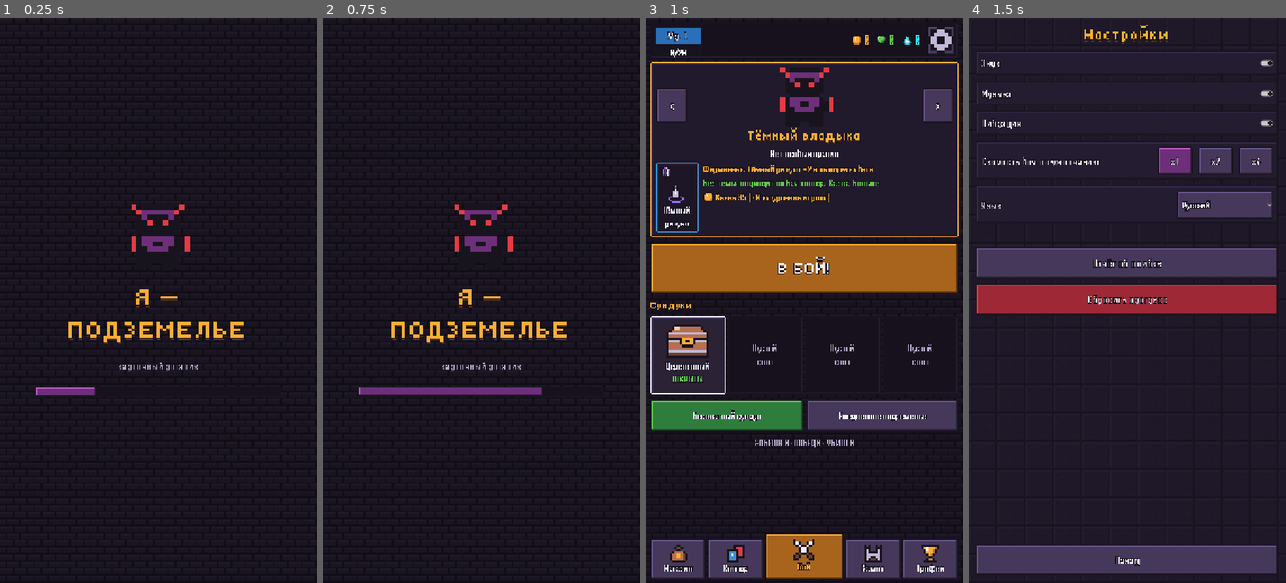
Above: before the commit, frames 1-4 (left to right).
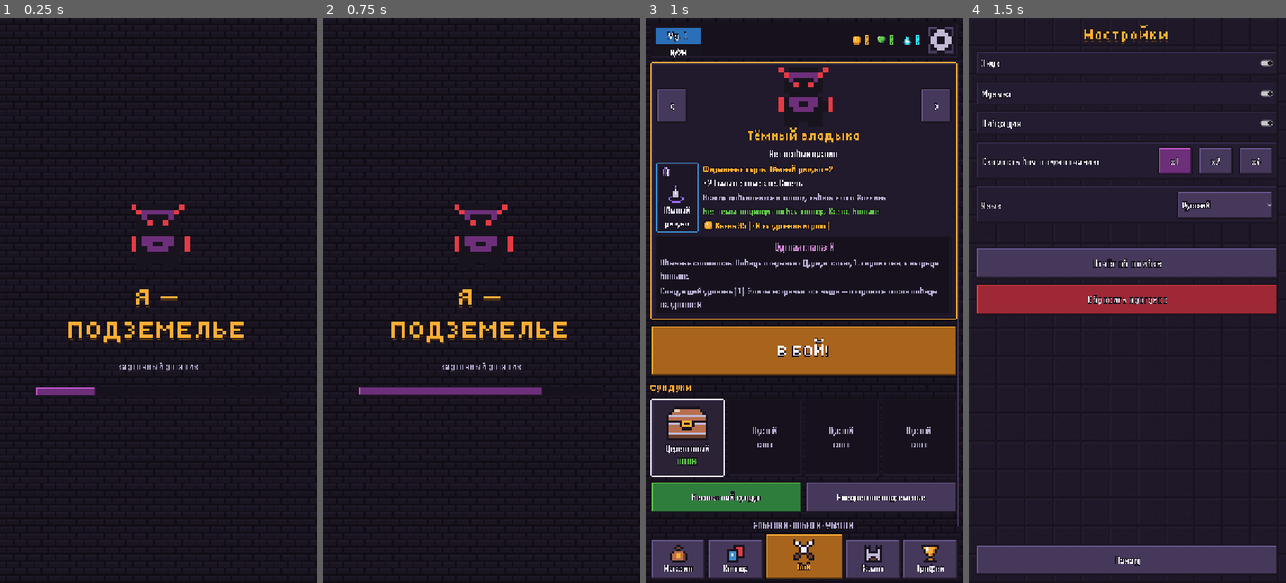
Above: after the commit, the same moments.

Repository: evgengoldwar/NeonPrime
Game: Godot game, scene res://scenes/main.tscn
Same seed, same stepped clock (60 frames per second), same inputs: the game is played once before the commit and once after it.
Inputs (mouse positions are in pixels of both pictures, inside the frame that each line leads up to):
- Up to frame 1 (0.25 s): no input
- Up to frame 2 (0.75 s): tap Enter at 0.5 s; move the mouse to (551, 272) at 0.52 s; click (551, 272) at 0.67 s
- Up to frame 3 (1 s): no input
- Up to frame 4 (1.5 s): click (1263, 40) at 1.27 s

Frames 1-2 are identical in both runs. In frame 3, 31% of the frame differs, in the area x 1-99%, y 7-91%; in frame 4, nothing differs.

Commit message:
Меню: что даёт Дурная слава, описание фирменной карты, закрытые карты по крыльям Замка
Co-Authored-By: Claude Opus 5.5 <noreply@anthropic.com>
Claude-Session: https://claude.ai/code/session_01CBXFTShUYY1UPBHpFGh8b6

Diff:
--- a/scripts/screens/menu.gd
+++ b/scripts/screens/menu.gd
@@ -275,12 +275,25 @@
 	var iv := UI.vbox(4)
 	iv.size_flags_horizontal = Control.SIZE_EXPAND_FILL
 	if sig != "":
-		iv.add_child(UI.label("Фирменная: %s ×2 в каждом забеге" % Data.card_name(sig), 20, UI.GOLD))
+		iv.add_child(UI.label("Фирменная карта: %s ×2" % Data.card_name(sig), 20, UI.GOLD))
+		iv.add_child(UI.label(Data.card_text(sig, false, Game.card_level_for(sig, m.id)), 18, UI.TEXT))
+		iv.add_child(UI.label("Всегда добавляется в колоду забега этого Хозяина", 16, UI.DIM))
 	iv.add_child(UI.label(Data.prog.affinity.get(m.id, {}).get("text", ""), 18, UI.GREEN))
 	iv.add_child(UI.stat("coin", "Казна %d (+%d за уровень игрока)" % [int(m.treasury), Progress.treasury_bonus()], UI.GOLD, 18))
 	info.add_child(iv)
 	v.add_child(info)
-	if int(Game.meta.notoriety_max) > 0:
+	v.add_child(_notoriety_box())
+	return p
+
+
+## Дурная слава: выбор уровня и что он делает.
+func _notoriety_box() -> Control:
+	var p := UI.framed("panel_dark", 10)
+	var v := UI.vbox(6)
+	p.add_child(v)
+	var cur := int(Game.meta.notoriety_pick)
+	var top_max := int(Game.meta.notoriety_max)
+	if top_max > 0:
 		var nh := UI.hbox(8)
 		var minus := UI.button("−", _set_notoriety.bind(-1), 28, 56)
 		minus.custom_minimum_size = Vector2(64, 56)
@@ -295,6 +308,21 @@
 		plus.size_flags_horizontal = Control.SIZE_SHRINK_END
 		nh.add_child(plus)
 		v.add_child(nh)
+	else:
+		v.add_child(UI.label("Дурная слава: 0", 22, UI.ACCENT.lightened(0.3), HORIZONTAL_ALIGNMENT_CENTER))
+	if cur == 0:
+		v.add_child(UI.label("Обычная сложность. Победа открывает Дурную славу 1: герои злее, а награды больше.", 18, UI.DIM))
+	else:
+		var lines := []
+		for i in cur:
+			lines.append("%d. %s" % [i + 1, Data.notoriety[i]])
+		v.add_child(UI.label("Усложнения:\n" + "\n".join(lines), 18, Color("#f6757a")))
+		var reward := "Награда: Души +%d%%" % (cur * 10)
+		if cur >= 3:
+			reward += ", за победу — Магический сундук вместо Золотого"
+		v.add_child(UI.label(reward, 18, UI.GREEN))
+	if top_max < Data.notoriety.size():
+		v.add_child(UI.label("Следующий уровень (%d): %s — откроется после победы на уровне %d" % [top_max + 1, Data.notoriety[top_max], top_max], 16, UI.DIM))
 	return p
 
 
@@ -361,7 +389,7 @@
 				l.text = Progress.format_time(Progress.time_left(i))
 				l.add_theme_color_override("font_color", UI.SOUL)
 			"ready":
-				l.text = "ОТКРЫТЬ!"
+				l.text = "ГОТОВ!"
 				l.add_theme_color_override("font_color", UI.GREEN)
 				var tw := ic.create_tween().set_loops()
 				tw.tween_property(ic, "modulate", Color(1.4, 1.3, 1.0), 0.5)
@@ -517,12 +545,26 @@
 			ug.add_child(_hidden_card(id, false))
 		body.add_child(ug)
 	if not locked.is_empty():
-		body.add_child(_section("В закрытых крыльях Замка: %d" % locked.size(), UI.DIM))
-		body.add_child(UI.label("Открой крыло за Души — его карты начнут выпадать из сундуков.", 18, UI.DIM))
-		var lg := _grid()
-		for id in locked:
-			lg.add_child(_hidden_card(id, true))
-		body.add_child(lg)
+		body.add_child(_section("Закрыто крыльями Замка: %d" % locked.size(), UI.DIM))
+		body.add_child(UI.label("Эти карты не выпадают из сундуков, пока не откроешь их крыло во вкладке Замок за Души. Открытое крыло даёт ещё и нового Хозяина.", 18, UI.DIM))
+		for w in Data.wings:
+			var ids := []
+			for id in locked:
+				if Data.cards[id].set == w.id:
+					ids.append(id)
+			if ids.is_empty():
+				continue
+			var wl := UI.label("Крыло «%s» · Хозяин %s · %d Душ" % [w.name, Data.masters[w.master].name, int(w.cost)], 22, UI.SOUL)
+			body.add_child(wl)
+			var lg := _grid()
+			for id in ids:
+				lg.add_child(_hidden_card(id, true))
+			body.add_child(lg)
+	var loc := 0
+	for c in Data.card_list:
+		if str(c.set).begins_with("loc_"):
+			loc += 1
+	body.add_child(UI.label("Ещё %d карт локаций в коллекцию не входят: их предлагают только в забеге, в своей локации." % loc, 16, UI.DIM))
 
 
 func _grid() -> GridContainer:
@@ -571,9 +613,16 @@
 func _hidden_card(id: String, locked: bool) -> Control:
 	var v := UI.vbox(2)
 	var mc := UI.mini_card({"id": id}, 160, 176)
-	mc.modulate = Color(0.15, 0.12, 0.2, 0.9) if locked else Color(0.35, 0.3, 0.45)
+	mc.modulate = Color(0.35, 0.3, 0.45)
 	v.add_child(mc)
-	v.add_child(UI.label(Data.RARITY_NAMES.get(Data.cards[id].rarity, ""), 16, Data.RARITY_COLORS.get(Data.cards[id].rarity, UI.DIM), HORIZONTAL_ALIGNMENT_CENTER, false))
+	if locked:
+		var lh := UI.hbox(4)
+		lh.alignment = BoxContainer.ALIGNMENT_CENTER
+		lh.add_child(UI.icon("icons/lock", 2))
+		lh.add_child(UI.label("Закрыто", 16, UI.DIM, HORIZONTAL_ALIGNMENT_CENTER, false))
+		v.add_child(lh)
+	else:
+		v.add_child(UI.label(Data.RARITY_NAMES.get(Data.cards[id].rarity, ""), 16, Data.RARITY_COLORS.get(Data.cards[id].rarity, UI.DIM), HORIZONTAL_ALIGNMENT_CENTER, false))
 	UI.ignore_mouse(v)
 	v.mouse_filter = Control.MOUSE_FILTER_STOP
 	v.gui_input.connect(_hidden_input.bind(id))
